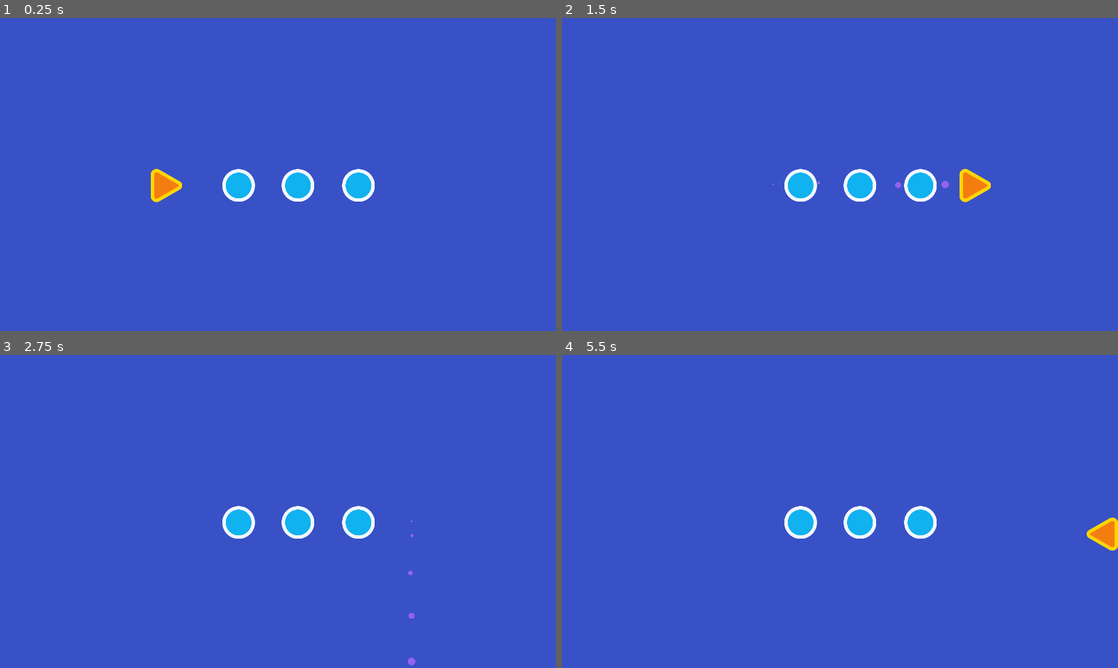
Above: before the commit, frames 1-4 (two rows, left to right).
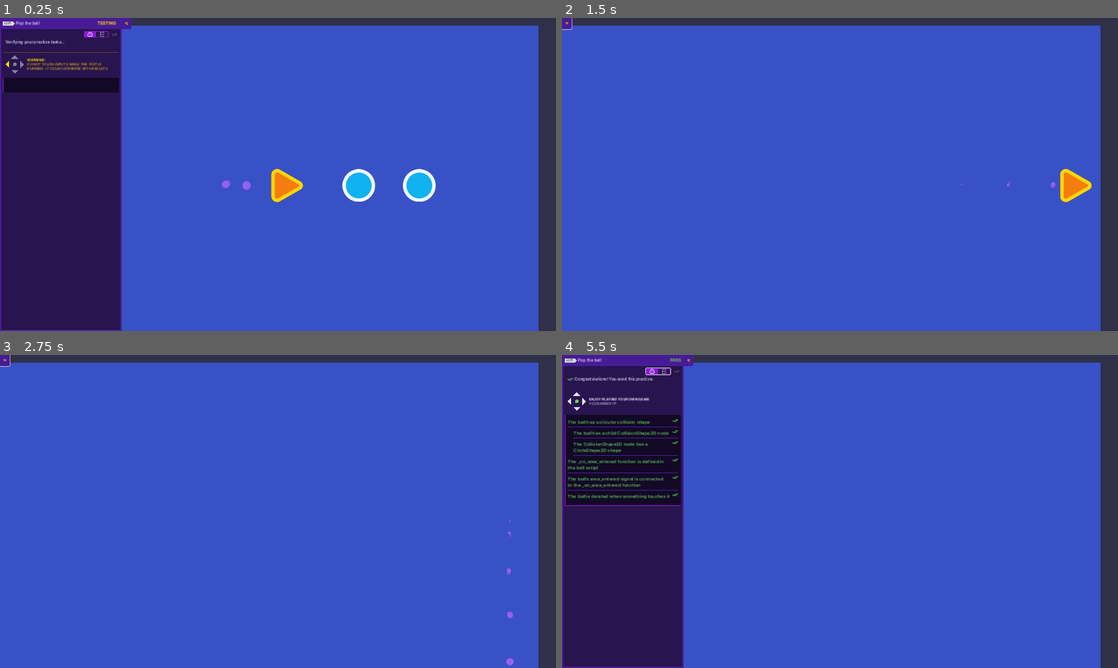
Above: after the commit, the same moments.

Repository: raweggyolk/2d-GameDev-Course
Game: Godot game, scene res://practices/L2.P1.pop_the_ball/pop_the_ball.tscn
Two runs of this game, one before a commit and one after it. Both use one fixed random seed, a clock stepped at 60 frames per second and the inputs below. This scene is started directly instead of the project's main scene.
Inputs (mouse positions are in pixels of both pictures, inside the frame that each line leads up to):
- Up to frame 1 (0.25 s): no input
- Up to frame 2 (1.5 s): hold D (move_right) 0.53-1.25 s; click (689, 24) at 1.27 s
- Up to frame 3 (2.75 s): hold S (move_down) from 2.03 s (still down)
- Up to frame 4 (5.5 s): release S (move_down) at 2.78 s; hold D (move_right) 2.78-3.53 s; tap Enter at 3.5 s; hold W (move_up) 3.53-4.25 s; click (656, 370) at 4.27 s; tap Space at 5 s; hold A (move_left) from 5.03 s (still down)

The runs differ from the first frame. In frame 1, 29% of the frame differs, in the area x 0-100%, y 0-100%; in frame 2, 7.9%; in frame 3, 7.1%; in frame 4, 28%.

Commit message:
L1 & L2: Your First Collectible

Diff:
--- /dev/null
+++ b/05.loot_it_all_workbook/health_pack.gd
@@ -0,0 +1,14 @@
+extends Area2D
+
+
+# Called when the node enters the scene tree for the first time.
+func _ready():
+	area_entered.connect(_on_area_entered)
+
+
+# Called every frame. 'delta' is the elapsed time since the previous frame.
+func _process(delta):
+	pass
+
+func _on_area_entered(area_that_entered: Area2D) -> void:
+	queue_free()
--- /dev/null
+++ b/05.loot_it_all_workbook/health_pack.tscn
@@ -0,0 +1,16 @@
+[gd_scene load_steps=4 format=3 uid="uid://byccl16qkt5g0"]
+
+[ext_resource type="Script" path="res://health_pack.gd" id="1_7sei6"]
+[ext_resource type="Texture2D" uid="uid://dknpi2mq4dhpa" path="res://assets/health_icon.svg" id="1_htwnr"]
+
+[sub_resource type="CircleShape2D" id="CircleShape2D_ubtqv"]
+radius = 26.0
+
+[node name="HealthPack" type="Area2D"]
+script = ExtResource("1_7sei6")
+
+[node name="Sprite2D" type="Sprite2D" parent="."]
+texture = ExtResource("1_htwnr")
+
+[node name="CollisionShape2D" type="CollisionShape2D" parent="."]
+shape = SubResource("CircleShape2D_ubtqv")
--- a/05.loot_it_all_workbook/lessons/space_level.tscn
+++ b/05.loot_it_all_workbook/lessons/space_level.tscn
@@ -1,6 +1,6 @@
 [gd_scene load_steps=3 format=3 uid="uid://btkjymc78ap8d"]
 
-[ext_resource type="PackedScene" uid="uid://dmv50krf4bo5r" path="res://lessons_reference/01.your_first_collectible/ship.tscn" id="2_2j1u5"]
+[ext_resource type="PackedScene" uid="uid://dmv50krf4bo5r" path="res://lessons/ship.tscn" id="2_2j1u5"]
 [ext_resource type="PackedScene" uid="uid://bxfevggvxo634" path="res://assets/background/space_background.tscn" id="3_e6xy1"]
 
 [node name="Level" type="Node2D"]
--- a/05.loot_it_all_workbook/practices/L2.P1.pop_the_ball/ball.gd
+++ b/05.loot_it_all_workbook/practices/L2.P1.pop_the_ball/ball.gd
@@ -2,4 +2,7 @@
 
 
 func _ready() -> void:
-	pass
+	area_entered.connect(_on_area_entered)
+
+func _on_area_entered(area_that_entered: Area2D) -> void:
+	queue_free()
--- a/05.loot_it_all_workbook/practices/L2.P1.pop_the_ball/ball.tscn
+++ b/05.loot_it_all_workbook/practices/L2.P1.pop_the_ball/ball.tscn
@@ -1,10 +1,17 @@
-[gd_scene load_steps=3 format=3]
+[gd_scene load_steps=4 format=3 uid="uid://c4te3qfq6v3y1"]
 
 [ext_resource type="Script" path="res://practices/L2.P1.pop_the_ball/ball.gd" id="1_7w7gm"]
-[ext_resource type="Texture2D" path="res://assets/practice_assets/ball.png" id="2_2kkgw"]
+[ext_resource type="Texture2D" uid="uid://cswtclqvybbba" path="res://assets/practice_assets/ball.png" id="2_2kkgw"]
+
+[sub_resource type="CircleShape2D" id="CircleShape2D_b2t0c"]
+radius = 59.0762
 
 [node name="Ball" type="Area2D"]
 script = ExtResource("1_7w7gm")
 
 [node name="Sprite2D" type="Sprite2D" parent="."]
 texture = ExtResource("2_2kkgw")
+
+[node name="CollisionShape2D" type="CollisionShape2D" parent="."]
+position = Vector2(0, -1)
+shape = SubResource("CircleShape2D_b2t0c")
--- a/05.loot_it_all_workbook/practices/L2.P1.pop_the_ball/pop_the_ball.tscn
+++ b/05.loot_it_all_workbook/practices/L2.P1.pop_the_ball/pop_the_ball.tscn
@@ -1,28 +1,22 @@
-[gd_scene load_steps=5 format=3]
+[gd_scene load_steps=3 format=3 uid="uid://bqx24mxkgm4f"]
 
-[ext_resource type="PackedScene" path="res://practices/L2.P1.pop_the_ball/ball.tscn" id="1_nyxov"]
-[ext_resource type="Script" path="res://practices/L2.P1.pop_the_ball/ball.gd" id="2_82wsk"]
+[ext_resource type="PackedScene" uid="uid://c4te3qfq6v3y1" path="res://practices/L2.P1.pop_the_ball/ball.tscn" id="1_nyxov"]
 [ext_resource type="PackedScene" path="res://practices/L2.P1.pop_the_ball/needle.tscn" id="3_w8ucv"]
-[ext_resource type="Script" path="res://practices/L2.P1.pop_the_ball/needle.gd" id="4_dr85r"]
 
 [node name="PopTheBall" type="Node2D"]
 position = Vector2(960, 540)
 
-[node name="Ball" type="Area2D" parent="." instance=ExtResource("1_nyxov")]
+[node name="Ball" parent="." instance=ExtResource("1_nyxov")]
 position = Vector2(-136, 38)
-script = ExtResource("2_82wsk")
 
-[node name="Ball2" type="Area2D" parent="." instance=ExtResource("1_nyxov")]
+[node name="Ball2" parent="." instance=ExtResource("1_nyxov")]
 position = Vector2(69, 38)
-script = ExtResource("2_82wsk")
 
-[node name="Ball3" type="Area2D" parent="." instance=ExtResource("1_nyxov")]
+[node name="Ball3" parent="." instance=ExtResource("1_nyxov")]
 position = Vector2(278, 38)
-script = ExtResource("2_82wsk")
 
-[node name="Needle" type="Area2D" parent="." instance=ExtResource("3_w8ucv")]
+[node name="Needle" parent="." instance=ExtResource("3_w8ucv")]
 position = Vector2(-399, 38)
-script = ExtResource("4_dr85r")
 
 [node name="ExtraVisuals" type="Node" parent="."]
 
@@ -37,6 +31,10 @@
 anchors_preset = 15
 anchor_right = 1.0
 anchor_bottom = 1.0
+offset_left = -59.0
+offset_top = 26.0
+offset_right = -59.0
+offset_bottom = 26.0
 grow_horizontal = 2
 grow_vertical = 2
 color = Color(0.219608, 0.317647, 0.776471, 1)
--- a/05.loot_it_all_workbook/project.godot
+++ b/05.loot_it_all_workbook/project.godot
@@ -1,3 +1,11 @@
+; Engine configuration file.
+; It's best edited using the editor UI and not directly,
+; since the parameters that go here are not all obvious.
+;
+; Format:
+;   [section] ; section goes between []
+;   param=value ; assign values to parameters
+
 config_version=5
 
 [application]
@@ -7,6 +15,10 @@
 config/features=PackedStringArray("4.2", "Forward Plus")
 config/icon="res://icon.png"
 
+[autoload]
+
+Tester="*res://addons/gdquest_practice_framework/tester/ui_test_panel.tscn"
+
 [display]
 
 window/size/viewport_width=1920
@@ -15,6 +27,10 @@
 window/size/window_width_override=1152
 window/size/window_height_override=648
 window/stretch/mode="canvas_items"
+
+[editor_plugins]
+
+enabled=PackedStringArray("res://addons/gdquest_practice_framework/plugin.cfg")
 
 [input]
 
